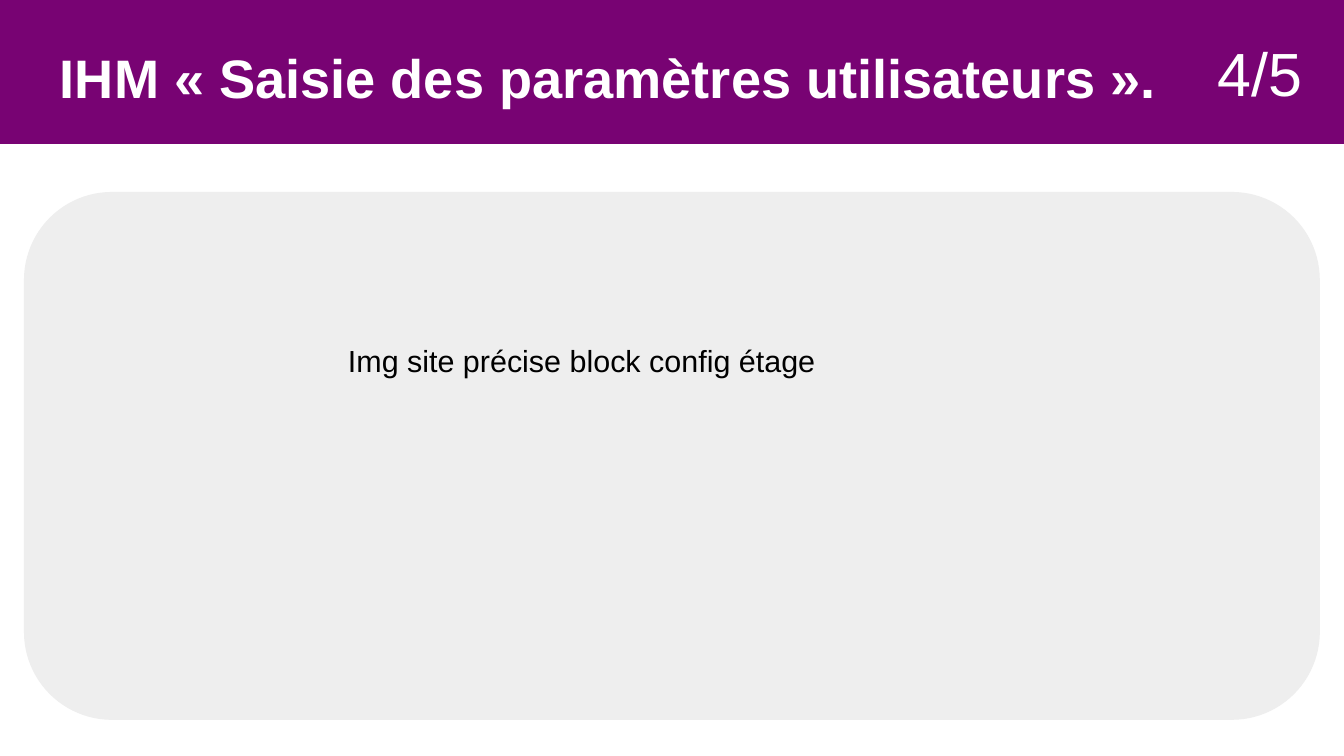
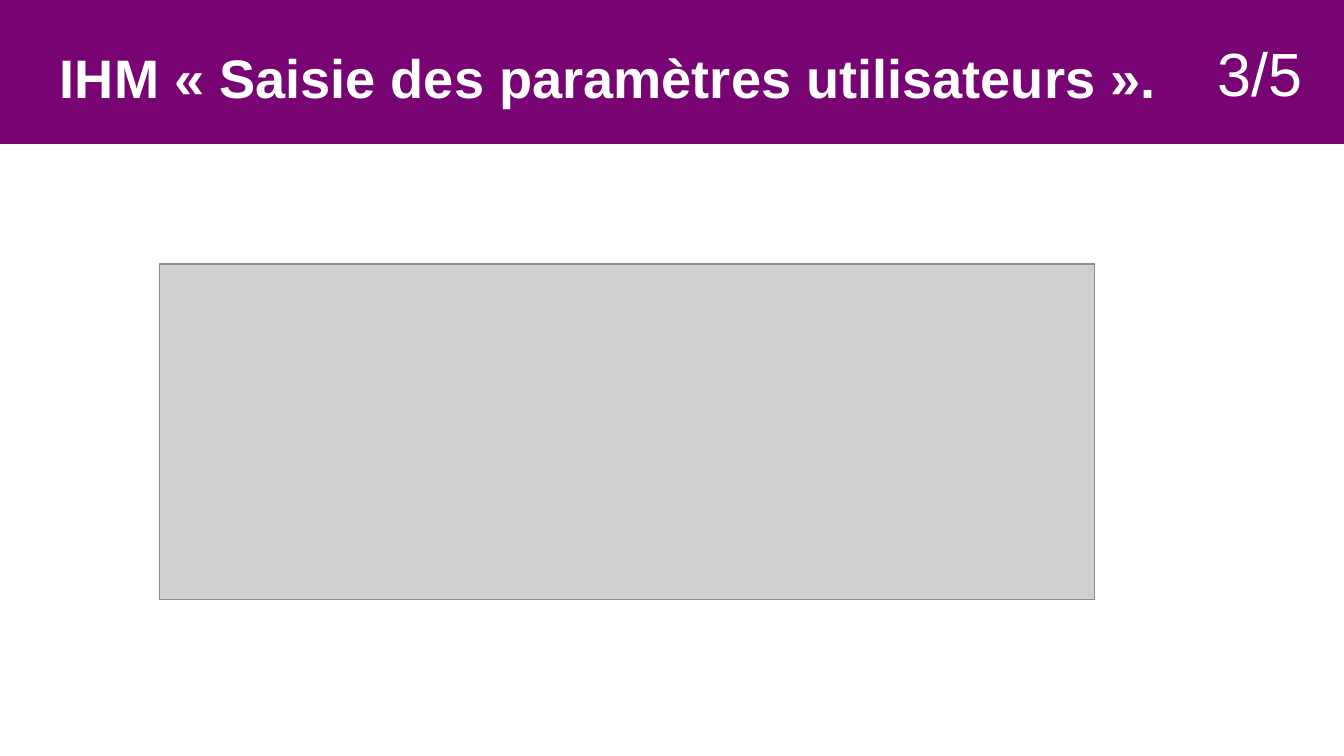
Before and after one commit to Sauvage89/sechoir-houblon, a slide deck: slide 22 of doc/diaporama/revu2/revu2_sauvage.odp (slide 27 before the commit). Drawn at 1344x756 pixels with LibreOffice and Linux fonts; fonts in the diff are those of the drawing; grey boxes stand for pictures. Boxes give left, top, right and bottom in pixels: in the first picture for what was removed or moved away, otherwise in the second. Text is boxed around its words. In the diff, an @@ line names an element or a change of style, - is before the commit and + after.

```diff
--- a/doc/diaporama/revu2/revu2_sauvage.odp
+++ b/doc/diaporama/revu2/revu2_sauvage.odp
@@ text at (x1=1217, y1=51, x2=1302, y2=97): text changed @@
-4/5
+3/5
@@ rounded rectangle removed at (x1=24, y1=191, x2=1321, y2=720) @@
@@ picture added at (x1=160, y1=265, x2=1095, y2=601) @@
@@ text removed at (x1=348, y1=349, x2=815, y2=378) @@
-Img site précise block config étage
```
Also in this commit, not shown: 21 other slides changed, 1 slide added, 15 slides removed, 2 other files.
